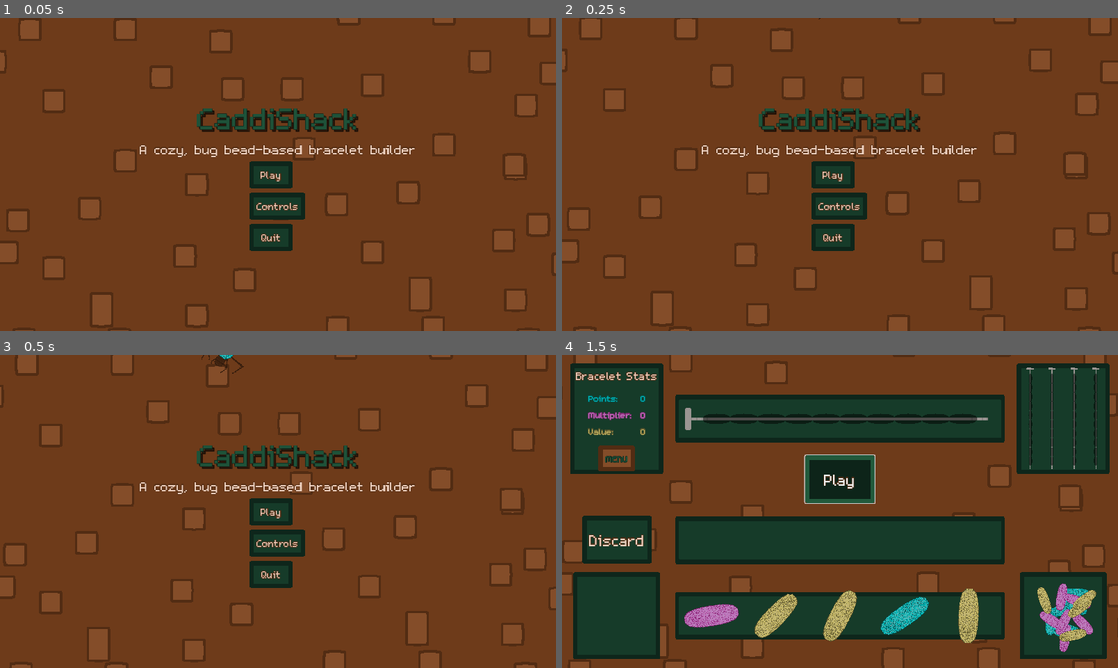
Above: before the commit, frames 1-4 (two rows, left to right).
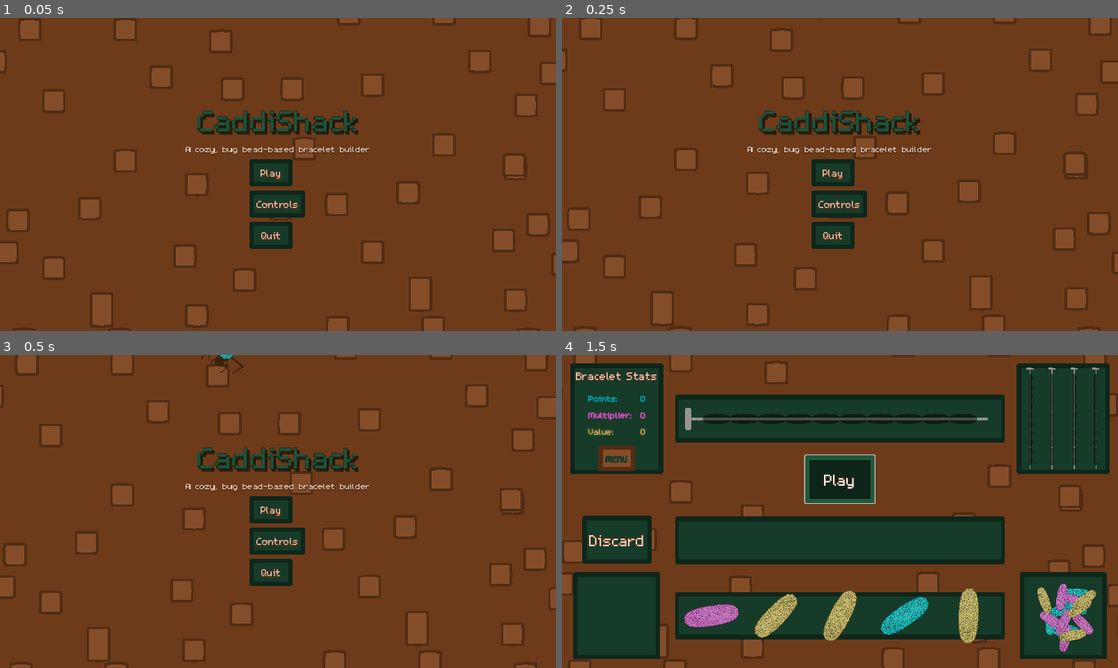
Above: after the commit, the same moments.

Repository: Splashy-Inc/caddishack
Game: Godot game, scene res://SCENES/screen_manager.tscn
The game is run twice, just before and just after one commit, with the same random seed, the same clock (stepped at 60 frames per second) and the same inputs. The engine's default icon, where the game draws it, is replaced by a stand-in: a white triangle on a blue panel in a dark square.
Inputs:
- Up to frame 1 (0.05 s): no input
- Up to frame 2 (0.25 s): no input
- Up to frame 3 (0.5 s): no input
- Up to frame 4 (1.5 s): click "Play" at 0.5 s; click "Play" at 1.25 s

The runs differ from the first frame. In frame 1, 2.5% of the frame differs, in the area x 25-75%, y 28-75%; in frame 2, 2.5%; in frame 3, 2.5%; in frame 4, nothing differs.

Commit message:
mouse and info box

Diff:
--- a/RESOURCES/text_subtitle.tres
+++ b/RESOURCES/text_subtitle.tres
@@ -4,7 +4,7 @@
 
 [resource]
 font = ExtResource("1_jqnk6")
-font_size = 48
+font_size = 32
 font_color = Color(0.941176, 0.827451, 0.760784, 1)
 outline_size = 5
 outline_color = Color(0.321569, 0.172549, 0.0745098, 1)
--- /dev/null
+++ b/SCENES/GUI/item_info_box.tscn
@@ -0,0 +1,98 @@
+[gd_scene load_steps=6 format=3 uid="uid://c2s6ijb7ethvd"]
+
+[ext_resource type="Texture2D" uid="uid://dtvhfr22op0fb" path="res://ASSETS/Art/CRAFT_STATION/Bead_Pile.png" id="1_dwyw3"]
+[ext_resource type="LabelSettings" uid="uid://utia0ir401fs" path="res://RESOURCES/text_subtitle.tres" id="2_revxf"]
+[ext_resource type="FontFile" uid="uid://di1ynwh6doxnf" path="res://ASSETS/Font/m5x7.ttf" id="3_jterx"]
+
+[sub_resource type="LabelSettings" id="LabelSettings_3fd0g"]
+font = ExtResource("3_jterx")
+font_size = 21
+font_color = Color(0.941176, 0.827451, 0.760784, 1)
+outline_size = 5
+outline_color = Color(0.321569, 0.172549, 0.0745098, 1)
+
+[sub_resource type="LabelSettings" id="LabelSettings_rj2k0"]
+font = ExtResource("3_jterx")
+font_size = 21
+font_color = Color(0.941176, 0.827451, 0.760784, 1)
+outline_size = 5
+outline_color = Color(0.321569, 0.172549, 0.0745098, 1)
+
+[node name="ItemInfoBox" type="Node2D"]
+
+[node name="Background" type="Sprite2D" parent="."]
+texture = ExtResource("1_dwyw3")
+
+[node name="VBoxContainer" type="VBoxContainer" parent="."]
+anchors_preset = 15
+anchor_right = 1.0
+anchor_bottom = 1.0
+offset_left = -88.0
+offset_top = -88.0
+offset_right = 89.0
+offset_bottom = 89.0
+grow_horizontal = 2
+grow_vertical = 2
+size_flags_horizontal = 4
+
+[node name="item_name_label" type="Label" parent="VBoxContainer"]
+layout_mode = 2
+size_flags_horizontal = 4
+text = "Item Name"
+label_settings = ExtResource("2_revxf")
+
+[node name="HBoxContainer" type="HBoxContainer" parent="VBoxContainer"]
+layout_mode = 2
+size_flags_horizontal = 4
+
+[node name="Label1" type="Label" parent="VBoxContainer/HBoxContainer"]
+layout_mode = 2
+text = "Lable 1"
+label_settings = SubResource("LabelSettings_3fd0g")
+
+[node name="Value1" type="Label" parent="VBoxContainer/HBoxContainer"]
+layout_mode = 2
+text = "Value 1"
+label_settings = SubResource("LabelSettings_rj2k0")
+
+[node name="HBoxContainer2" type="HBoxContainer" parent="VBoxContainer"]
+layout_mode = 2
+size_flags_horizontal = 4
+
+[node name="Label2" type="Label" parent="VBoxContainer/HBoxContainer2"]
+layout_mode = 2
+text = "Lable 2"
+label_settings = SubResource("LabelSettings_3fd0g")
+
+[node name="Value2" type="Label" parent="VBoxContainer/HBoxContainer2"]
+layout_mode = 2
+text = "Value 2"
+label_settings = SubResource("LabelSettings_rj2k0")
+
+[node name="HBoxContainer3" type="HBoxContainer" parent="VBoxContainer"]
+layout_mode = 2
+size_flags_horizontal = 4
+
+[node name="Label3" type="Label" parent="VBoxContainer/HBoxContainer3"]
+layout_mode = 2
+text = "Lable 3"
+label_settings = SubResource("LabelSettings_3fd0g")
+
+[node name="Value3" type="Label" parent="VBoxContainer/HBoxContainer3"]
+layout_mode = 2
+text = "Value 3"
+label_settings = SubResource("LabelSettings_rj2k0")
+
+[node name="HBoxContainer4" type="HBoxContainer" parent="VBoxContainer"]
+layout_mode = 2
+size_flags_horizontal = 4
+
+[node name="Label4" type="Label" parent="VBoxContainer/HBoxContainer4"]
+layout_mode = 2
+text = "Lable 4"
+label_settings = SubResource("LabelSettings_3fd0g")
+
+[node name="Value4" type="Label" parent="VBoxContainer/HBoxContainer4"]
+layout_mode = 2
+text = "Value 4"
+label_settings = SubResource("LabelSettings_rj2k0")
--- a/project.godot
+++ b/project.godot
@@ -61,21 +61,25 @@
 up={
 "deadzone": 0.5,
 "events": [Object(InputEventKey,"resource_local_to_scene":false,"resource_name":"","device":-1,"window_id":0,"alt_press …(192 unchanged characters)…
+, Object(InputEventKey,"resource_local_to_scene":false,"resource_name":"","device":-1,"window_id":0,"alt_pressed":false,"shift_pressed":false,"ctrl_pressed":false,"meta_pressed":false,"pressed":false,"keycode":0,"physical_keycode":4194320,"key_label":0,"unicode":0,"location":0,"echo":false,"script":null)
 ]
 }
 down={
 "deadzone": 0.5,
 "events": [Object(InputEventKey,"resource_local_to_scene":false,"resource_name":"","device":-1,"window_id":0,"alt_press …(192 unchanged characters)…
+, Object(InputEventKey,"resource_local_to_scene":false,"resource_name":"","device":-1,"window_id":0,"alt_pressed":false,"shift_pressed":false,"ctrl_pressed":false,"meta_pressed":false,"pressed":false,"keycode":0,"physical_keycode":4194322,"key_label":0,"unicode":0,"location":0,"echo":false,"script":null)
 ]
 }
 left={
 "deadzone": 0.5,
 "events": [Object(InputEventKey,"resource_local_to_scene":false,"resource_name":"","device":-1,"window_id":0,"alt_press …(191 unchanged characters)…
+, Object(InputEventKey,"resource_local_to_scene":false,"resource_name":"","device":-1,"window_id":0,"alt_pressed":false,"shift_pressed":false,"ctrl_pressed":false,"meta_pressed":false,"pressed":false,"keycode":0,"physical_keycode":4194319,"key_label":0,"unicode":0,"location":0,"echo":false,"script":null)
 ]
 }
 right={
 "deadzone": 0.5,
 "events": [Object(InputEventKey,"resource_local_to_scene":false,"resource_name":"","device":-1,"window_id":0,"alt_press …(192 unchanged characters)…
+, Object(InputEventKey,"resource_local_to_scene":false,"resource_name":"","device":-1,"window_id":0,"alt_pressed":false,"shift_pressed":false,"ctrl_pressed":false,"meta_pressed":false,"pressed":false,"keycode":0,"physical_keycode":4194321,"key_label":0,"unicode":0,"location":0,"echo":false,"script":null)
 ]
 }
 
Binary file added: ASSETS/Art/GUI/Mouse.png
Not shown, added: ASSETS/Art/GUI/Mouse.png.import
Not shown: 1 places in SCENES/playground.tscn that only renumber resources
Not shown, added: ASSETS/Art/GIMP/Mouse.xcf
